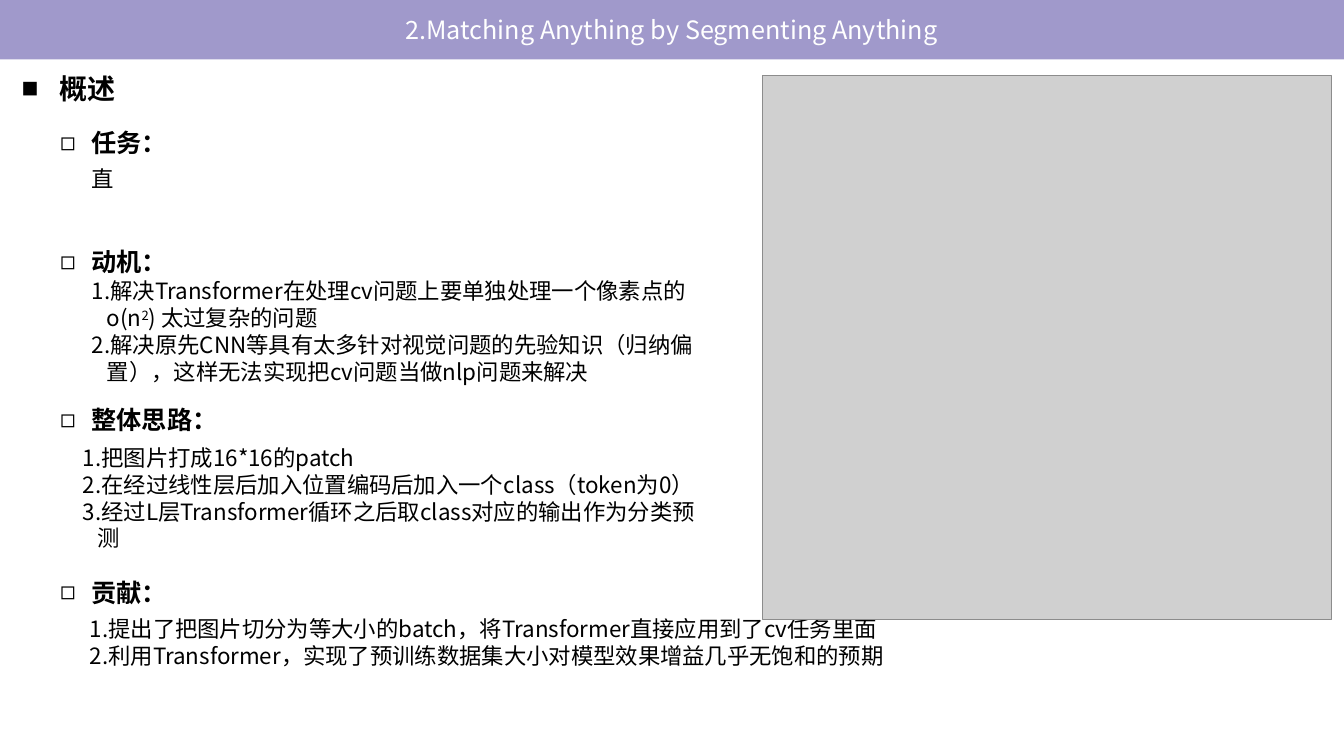
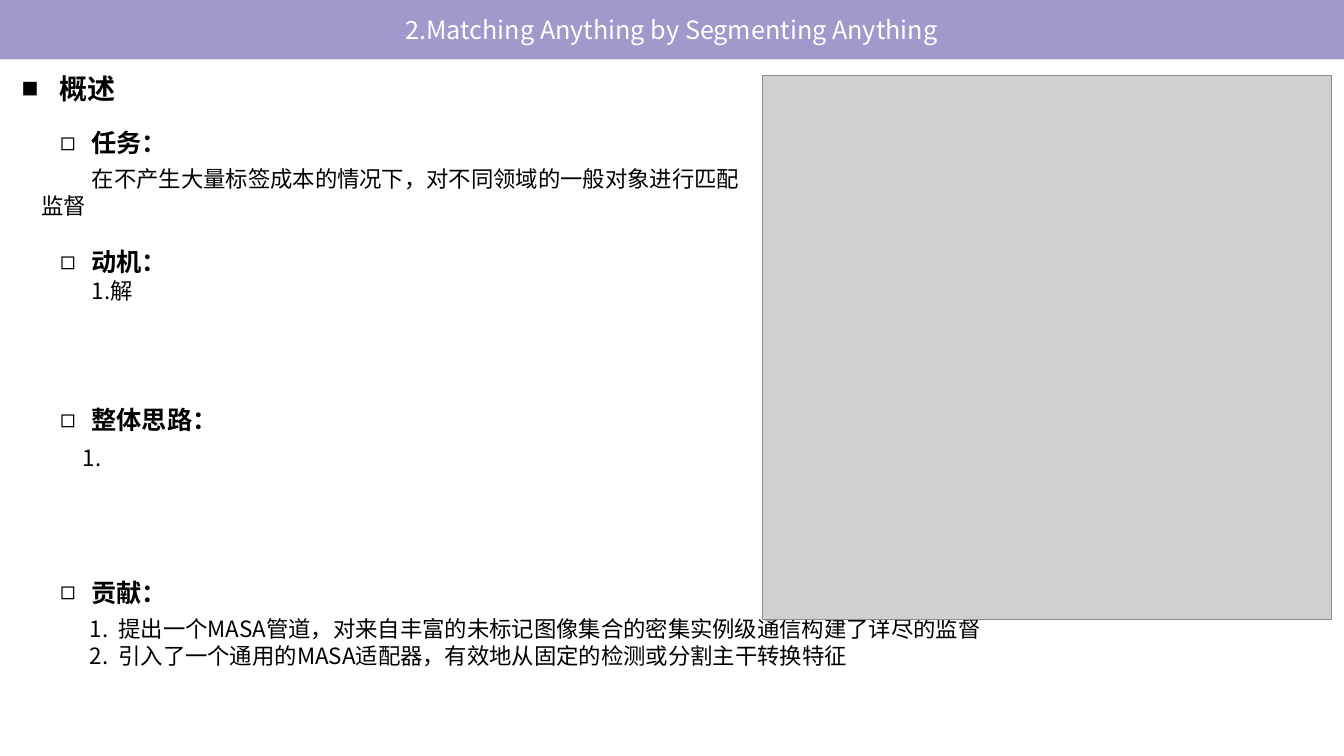
Before and after one commit to tj-messi/cv-computer-visual-tj, a slide deck: slide 10 of 0.组会记录/2024-10-17/report-2024-10-10.pptx. Drawn at 1344x756 pixels with LibreOffice and Linux fonts; fonts in the diff are those of the drawing; grey boxes stand for pictures. Boxes give left, top, right and bottom in pixels: in the first picture for what was removed or moved away, otherwise in the second. Text is boxed around its words. In the diff, an @@ line names an element or a change of style, - is before the commit and + after.

```diff
--- a/0.组会记录/2024-10-17/report-2024-10-10.pptx
+++ b/0.组会记录/2024-10-17/report-2024-10-10.pptx
@@ text at (x1=92, y1=168, x2=739, y2=190): text changed @@
-直
+在不产生大量标签成本的情况下，对不同领域的一般对象进行匹配监督
@@ text at (x1=92, y1=280, x2=133, y2=301): text changed @@
-1.解决Transformer在处理cv问题上要单独处理一个像素点的
-o(n2) 太过复杂的问题
-2.解决原先CNN等具有太多针对视觉问题的先验知识（归纳偏
-置），这样无法实现把cv问题当做nlp问题来解决
+1.解
@@ text at (x1=83, y1=449, x2=102, y2=466): text changed @@
-1.把图片打成16*16的patch
-2.在经过线性层后加入位置编码后加入一个class（token为0）
-3.经过L层Transformer循环之后取class对应的输出作为分类预
-测
+1.
@@ text at (x1=90, y1=615, x2=980, y2=667): text changed @@
-1.提出了把图片切分为等大小的batch，将Transformer直接应用到了cv任务里面
-2.利用Transformer，实现了预训练数据集大小对模型效果增益几乎无饱和的预期
+1. 提出一个MASA管道，对来自丰富的未标记图像集合的密集实例级通信构建了详尽的监督
+2. 引入了一个通用的MASA适配器，有效地从固定的检测或分割主干转换特征
```
Also in this commit, not shown: 2 other files.
